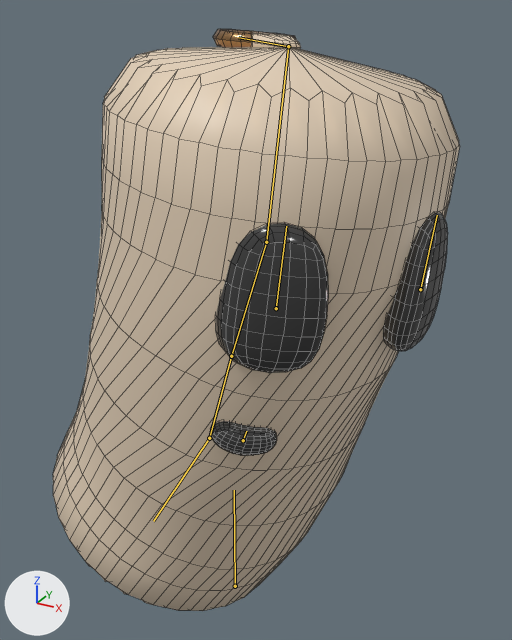
Two versions of the Blender file Content/3D_Assets/Characters/PunchingBall/PunchingBall.blend, one commit apart.
Camera for both pictures: a camera (50 mm lens) standing at (10.84, -18.06, 20.46) and looking at (0.31, 1.08, 10.89). Every picture has the same lights, and +X, +Y and +Z are marked at lower left. Both versions are drawn at frame 24 of the action 'PunchingBall_UTurn'; the numbers are the values there. The bones that bend it are drawn over the model as lines. Mesh edges are drawn as thin lines.

Names of what the first picture shows: 'PunchingBallMesh'.
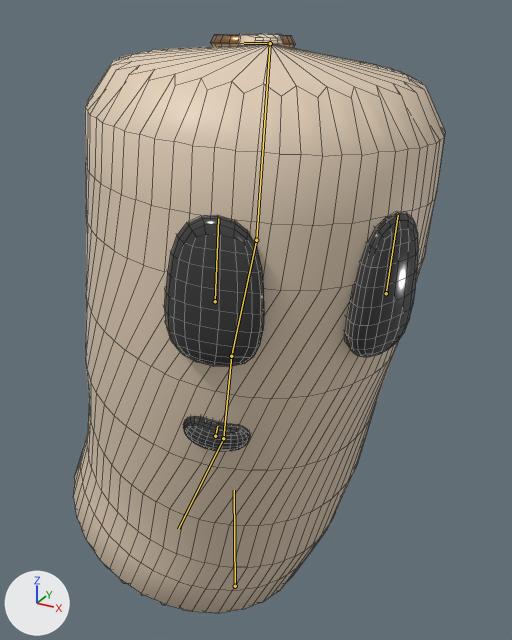
Boxes [x1, y1, x2, y2] around the edits, measured in the pictures (512 x 640 px):
'PunchingBallMesh', posed (9% narrower)
    before: [53, 29, 460, 611]
    after: [73, 33, 445, 613]
bone 'UpBase', root to tip
    before: (231, 356) to (266, 242)
    after: (231, 356) to (256, 240)
bone 'UpExtend', root to tip
    before: (266, 242) to (288, 46)
    after: (256, 240) to (270, 43)
bone 'Ring', root to tip
    before: (288, 46) to (238, 37)
    after: (270, 43) to (244, 43)
bone 'DownBase', root to tip
    before: (231, 356) to (209, 438)
    after: (231, 356) to (223, 438)
bone 'DownExtend', root to tip
    before: (209, 438) to (153, 521)
    after: (223, 438) to (178, 529)

The edits, one by one:
Bone 'UpBase' (bone_upbase) turns from (-4, 33, 16) to (-6, 25, 13) degrees about its own x, y and z.
Bone 'UpExtend' (bone_upextend) turns from (11, 24, -4) to (10, 19, -5) degrees about its own x, y and z.
Bone 'Ring' (bone_ring) turns from (2, 0, 2) to (5, -2, 1) degrees about its own x, y and z.
Bone 'DownBase' (bone_downbase) turns from (10, -3, 19) to (14, -3, 14) degrees about its own x, y and z.
Bone 'DownExtend' (bone_downextend) turns from (-13, -1, 11) to (-15, -7, 12) degrees about its own x, y and z.
